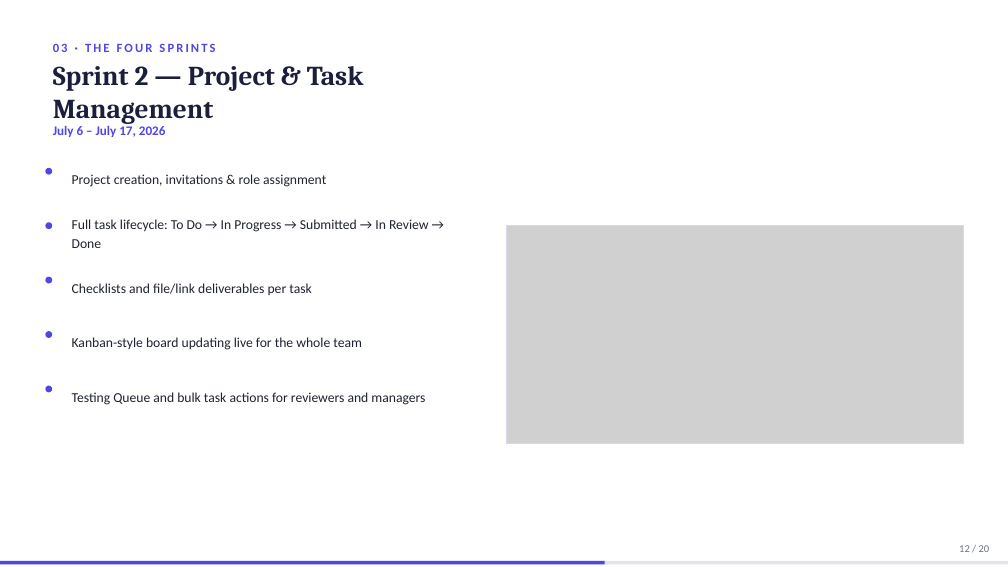
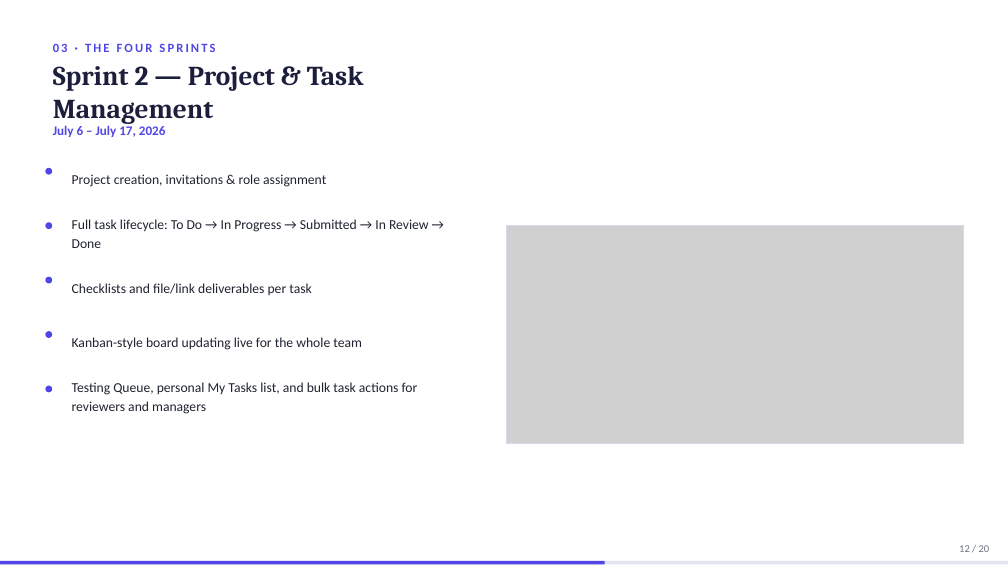
Before and after one commit to domdomxy/synkro, a slide deck: slide 12 of Synkro_PFA_Defense.pptx. Drawn at 1008x567 pixels with LibreOffice and Linux fonts; fonts in the diff are those of the drawing; grey boxes stand for pictures. Boxes give left, top, right and bottom in pixels: in the first picture for what was removed or moved away, otherwise in the second. Text is boxed around its words. In the diff, an @@ line names an element or a change of style, - is before the commit and + after.

Commit message:
Docs: add My Tasks, previews, and search UI
Update ARCHITECTURE.md and README.md to document new UI pieces and UX improvements: a cross-project My Tasks view, file/code previews with syntax highlighting and in-file search (including ZIP contents), NavSearchInput settings search (matches field names), CodeEditor, AvatarCropperModal, UserSearchInput, and ImageLightbox. Clarifies pinning now affects My Tasks and project lists, Help & Feedback image lightbox, and account UX hints (avatar cropping, email typo hints, password confirmation). Also refreshed presentation and report binary files.

```diff
--- a/Synkro_PFA_Defense.pptx
+++ b/Synkro_PFA_Defense.pptx
@@ text at [72, 382, 418, 414]: text changed @@
-Testing Queue and bulk task actions for reviewers and managers
+Testing Queue, personal My Tasks list, and bulk task actions for reviewers and managers
```
Also in this commit, not shown: 3 other files.
